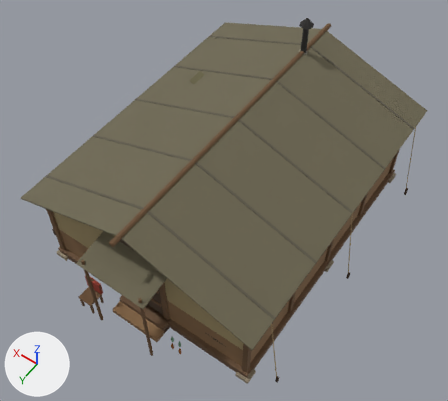
Two versions of the glTF model public/models/BunkhouseB.glb, one commit apart.
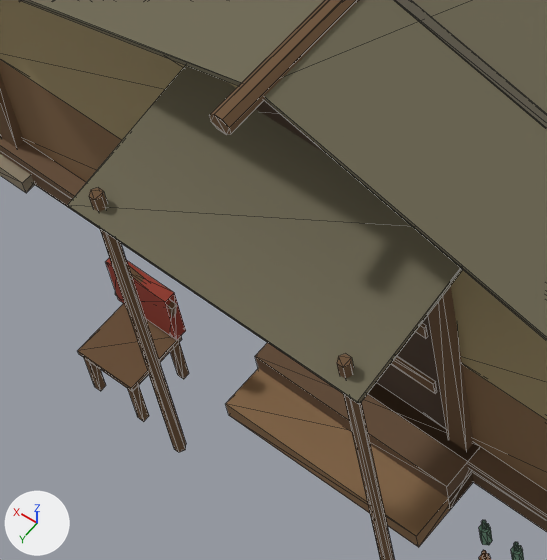
There are two pictures of each version: one whole from a 50 mm lens placed at (-6.2, 9.22, 14.84), pointed at (-0.3, 0.96, 1.86), one close up on the part from 13% to 42% of the width and 54% to 86% of the height. The axes (+X, +Y, +Z) are drawn at lower left. The lights are the same throughout. The older version's two pictures come first. The close-ups show mesh edges as thin lines. Vertices at exactly the same position are counted once.

The first close-up shows 'BunkhouseB'.
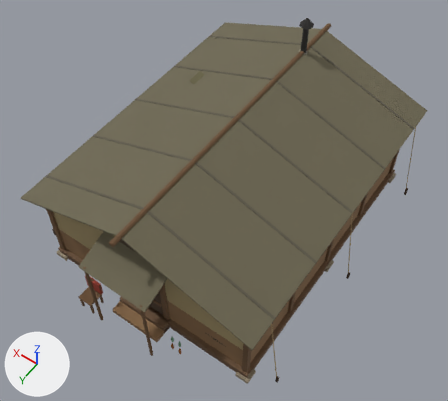
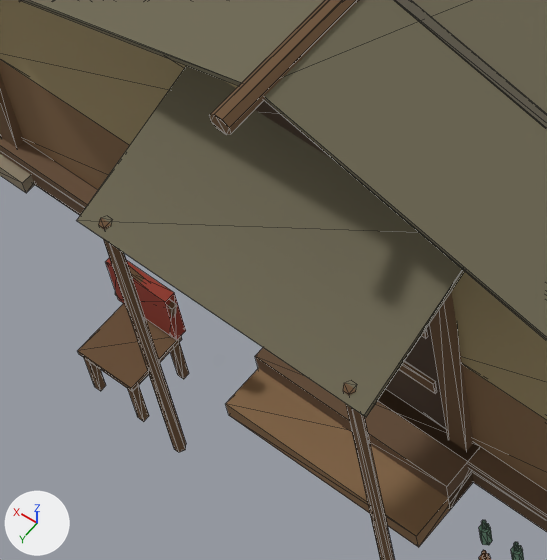
Pixel boxes [x1, y1, x2, y2] of what changed, in the close-ups (547 x 560 px; the box of a moved part takes in the faces that stretch with it):
part 1 of me_bunkhousebmesh, moved or reshaped
    before: [68, 65, 463, 404]
    after: [77, 66, 465, 417]
part 2 of me_bunkhousebmesh, moved or reshaped
    before: [337, 353, 395, 560]
    after: [343, 383, 395, 560]
part 3 of me_bunkhousebmesh, moved or reshaped
    before: [89, 187, 186, 452]
    after: [98, 218, 186, 452]

The change, as a diff of the scene's bpy script:
```diff
--- a/public/models/BunkhouseB.glb.py
+++ b/public/models/BunkhouseB.glb.py
@@ me_bunkhousebmesh @@
 # used by ob_bunkhouseb; location = (0.0, 0.0, 0.0)
 # before: 750 (-0.83, 4.85, 2.85) at pixel (345, 353), 751 (-0.81, 4.88, 2.85) at pixel (338, 356), 752 (-0.83, 4.91, 2.85) at pixel (336, 363), 753 (-0.87, 4.91, 2.85) at pixel (342, 367), 754 (-0.89, 4.88, 2.85) at pixel (350, 364)
 # before: 755 (-0.87, 4.85, 2.85) at pixel (351, 357)
 # before: 762 (0.87, 4.85, 2.85) at pixel (98, 187), 763 (0.89, 4.88, 2.85) at pixel (90, 189), 764 (0.87, 4.91, 2.85) at pixel (88, 196), 765 (0.83, 4.91, 2.85) at pixel (94, 200), 766 (0.81, 4.88, 2.85) at pixel (101, 197)
 # before: 767 (0.83, 4.85, 2.85) at pixel (103, 191)
-me_bunkhousebmesh.from_pydata(...)  # 1742 vertices, 2336 faces; spans x -3.84..3.84, y -4.63..4.97, z 0.0..5.0
+me_bunkhousebmesh.from_pydata(...)  # 1742 vertices, 2336 faces; spans x -3.84..3.84, y -4.63..4.95, z 0.0..5.0
+# me_bunkhousebmesh part 1: the loose piece of 8 vertices spanning x -1.0..1.0, y 3.89..4.97, z 2.68..2.92 is turned -9.7 degrees about the x axis through its middle, then moved by (0.0, 0.0, -0.09)
+# me_bunkhousebmesh part 2
+for i in [*range(750, 756)]: me_bunkhousebmesh.vertices[i].co += Vector((0.0, 0.0, -0.28))
+# me_bunkhousebmesh part 3
+for i in [*range(762, 768)]: me_bunkhousebmesh.vertices[i].co += Vector((0.0, 0.0, -0.28))
 me_bunkhousebmesh.materials.append(mat_cgl_paint_bunkhouseb)
```
